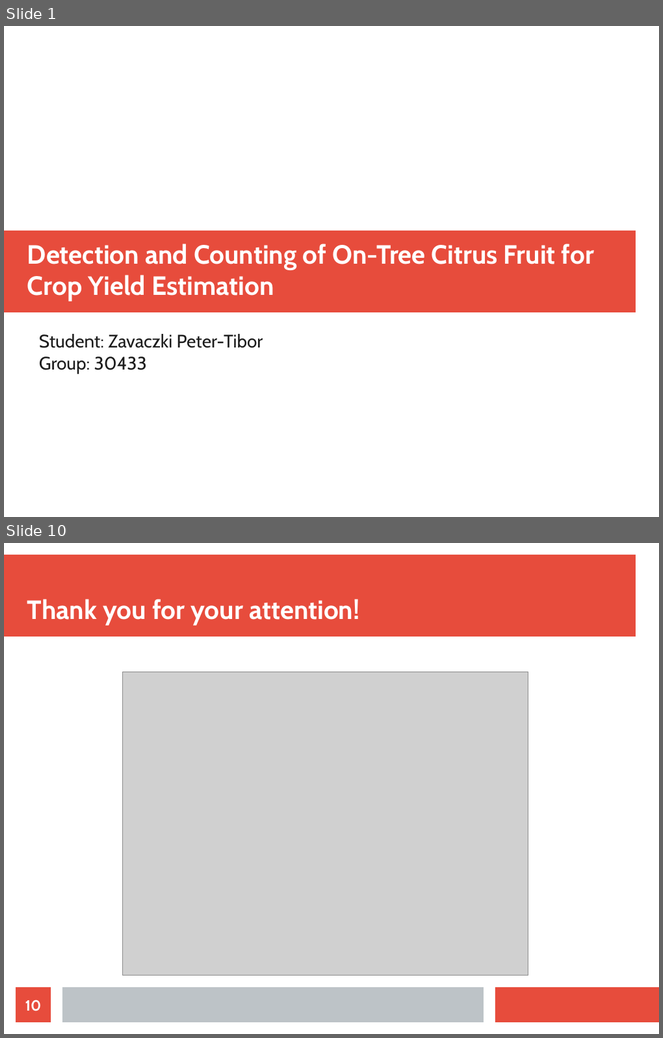
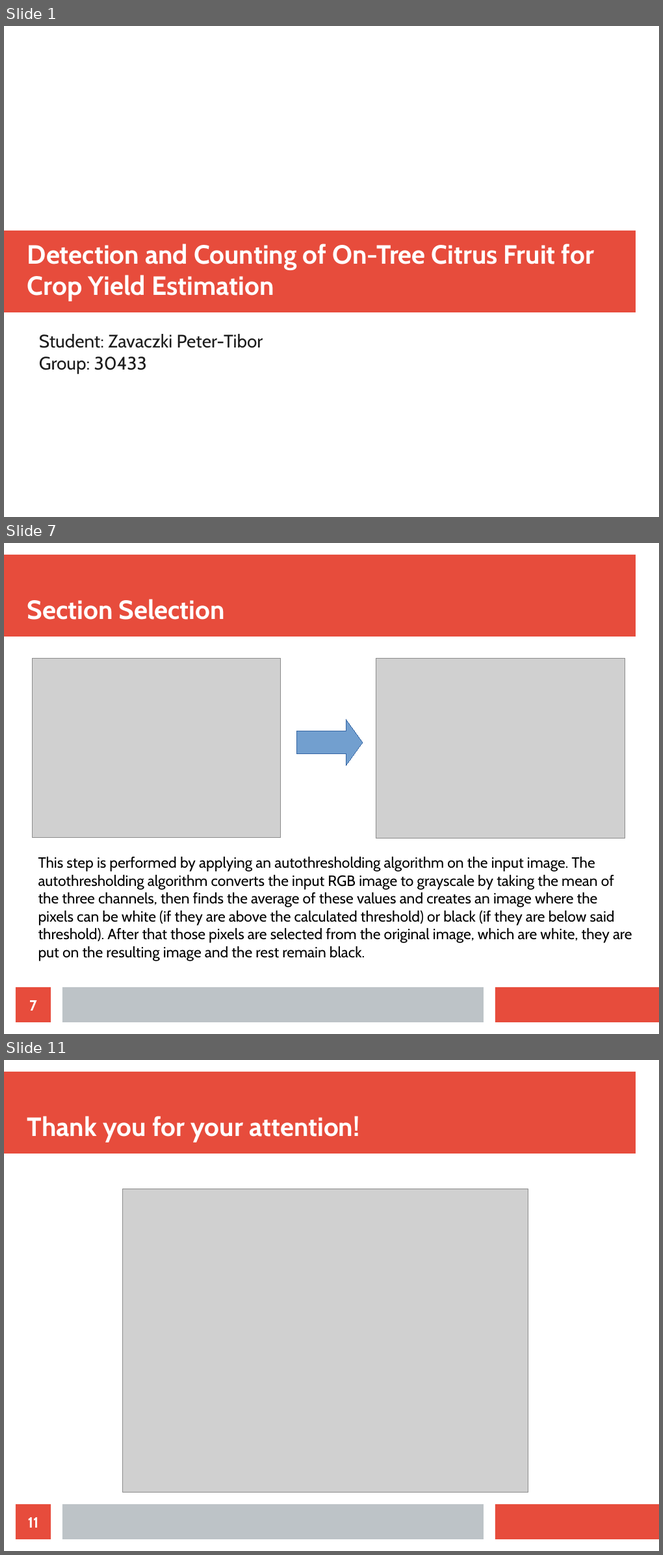
Before and after one commit to bloopeti/IP_OrangeDetection, a slide deck: Documents/Presentation.odp. Shown one above the other, each under a label of ours: slides 1 and 10 before the commit, slides 1, 7 and 11 after it; the slides between them are not shown. The pictures are 663x1038 and 663x1555 pixels, drawn with LibreOffice and Linux fonts; fonts in the diff are those of the drawing; grey boxes stand for pictures. Boxes give left, top, right and bottom in pixels: in the first picture for what was removed or moved away, otherwise in the second. Text is boxed around its words. In the diff, an @@ line names an element or a change of style, - is before the commit and + after.

```diff
--- a/Documents/Presentation.odp
+++ b/Documents/Presentation.odp
@@ slide 7 added at (4, 543, 659, 1034), background #FFFFFF; not listed: 3 template elements that a slide beside it also shows @@
@@ title added at (27, 599, 225, 620), 32 pt, text #FFFFFF, bold @@
+Section Selection
@@ picture added at (33, 658, 280, 838) @@
@@ picture added at (376, 658, 625, 839) @@
@@ right arrow added at (297, 720, 363, 765), fill #729FCF, outline #3465A4 0 pt @@
@@ text added at (38, 857, 633, 962), 18 pt, text #000000 @@
+This step is performed by applying an autothresholding algorithm on the input image. The
+autothresholding algorithm converts the input RGB image to grayscale by taking the mean of
+the three channels, then finds the average of these values and creates an image where the
+pixels can be white (if they are above the calculated threshold) or black (if they are below said
+threshold). After that those pixels are selected from the original image, which are white, they are
+put on the resulting image and the rest remain black.
@@ page number added at (16, 988, 51, 1023), fill #E74C3C, 18 pt, text #FFFFFF, bold @@
+7
@@ what was slide 10 is now slide 11 @@
@@ page number at (28, 1518, 39, 1528): text changed @@
-10
+11
```
Also in this commit, not shown: 1 slide changed, 7 other slides added, 7 slides removed, 8 other files.
